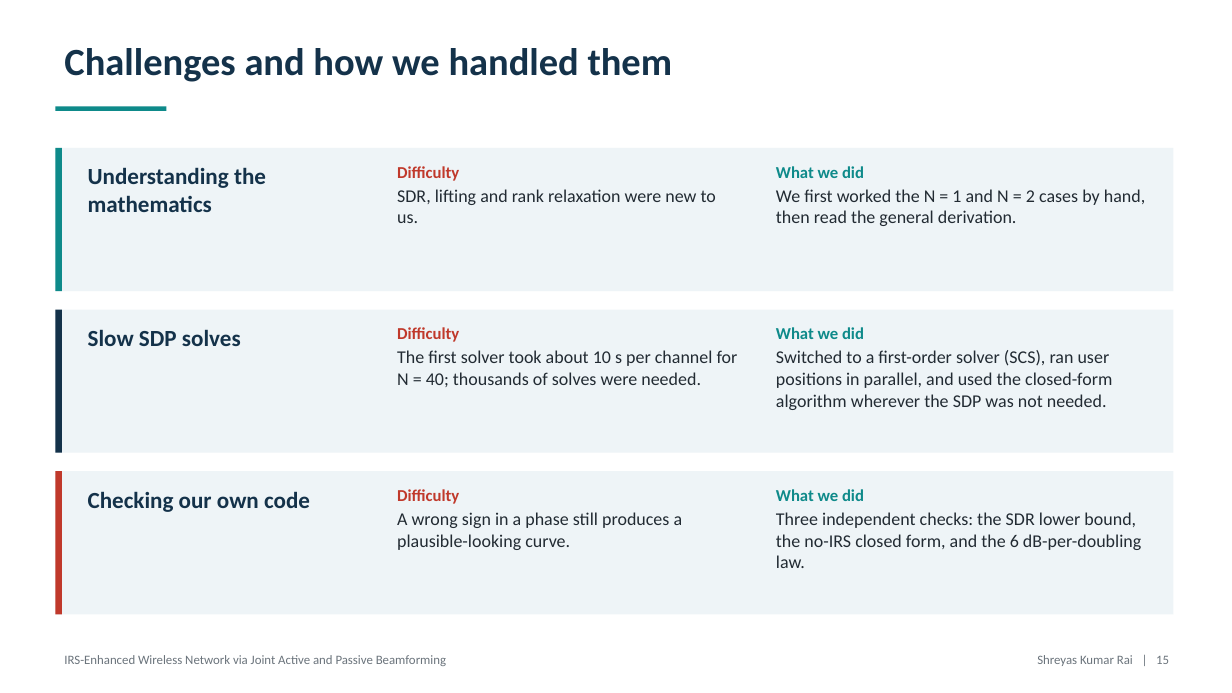
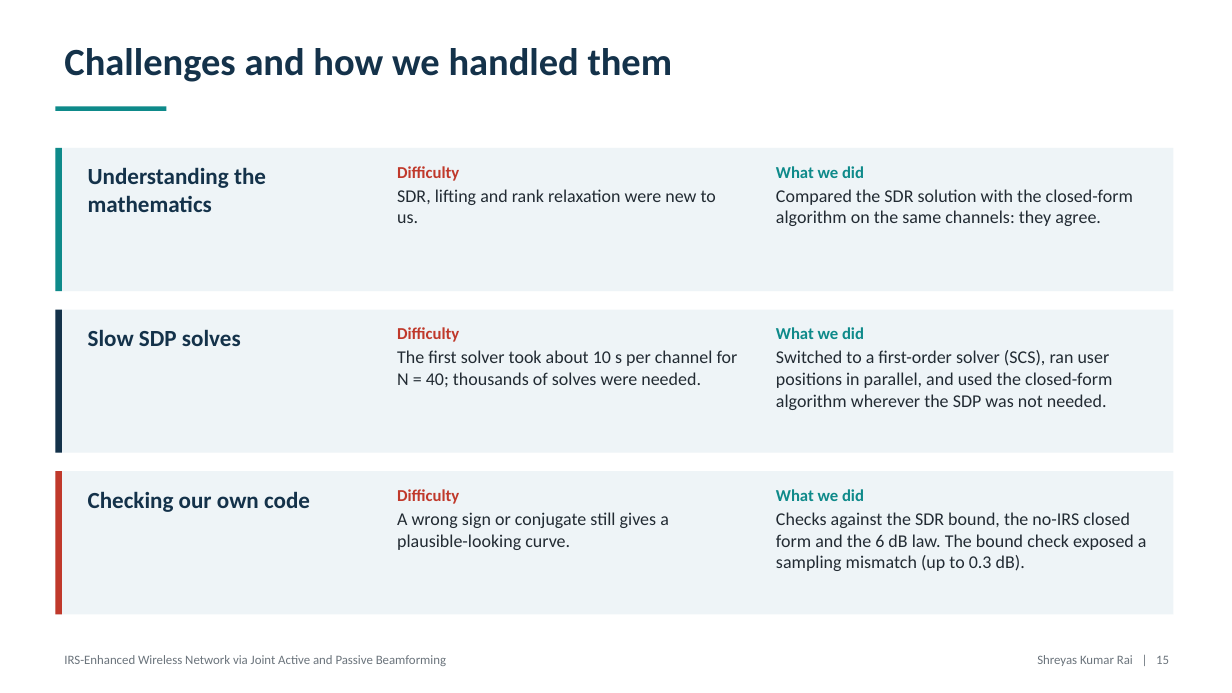
Before and after one commit to SKARAlpha0407/wcom-irs-beamforming, a slide deck: slide 15 of presentation/WCom_Project_Presentation.pptx. Drawn at 1232x693 pixels with LibreOffice and Linux fonts; fonts in the diff are those of the drawing. Boxes give left, top, right and bottom in pixels: in the first picture for what was removed or moved away, otherwise in the second. Text is boxed around its words. In the diff, an @@ line names an element or a change of style, - is before the commit and + after.

```diff
--- a/presentation/WCom_Project_Presentation.pptx
+++ b/presentation/WCom_Project_Presentation.pptx
@@ text at <box>776,189,1133,226</box>: text changed @@
-We first worked the N = 1 and N = 2 cases by hand, then read the general derivation.
+Compared the SDR solution with the closed-form algorithm on the same channels: they agree.
@@ text at <box>397,512,669,550</box>: text changed @@
-A wrong sign in a phase still produces a plausible-looking curve.
+A wrong sign or conjugate still gives a plausible-looking curve.
@@ text at <box>776,512,1147,571</box>: text changed @@
-Three independent checks: the SDR lower bound, the no-IRS closed form, and the 6 dB-per-doubling law.
+Checks against the SDR bound, the no-IRS closed form and the 6 dB law. The bound check exposed a sampling mismatch (up to 0.3 dB).
```
Also in this commit, not shown: 3 other slides changed, 3 other files.
